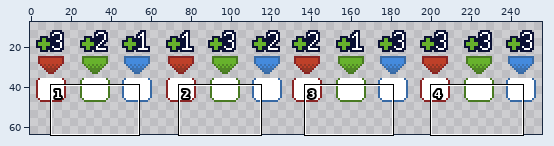
A sprite sheet gets an edit: obando/ui/sprite_ui_skills.png. Above, an overview of the earlier version with the close-up marked.
Close-up. Old version:
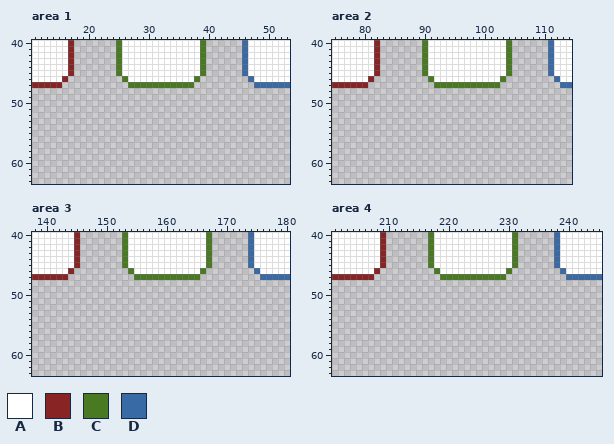
The file is 256x64 pixels. Shown: area 1: x 11..53, y 40..63; area 2: x 75..114, y 40..63; area 3: x 138..180, y 40..63; area 4: x 201..245, y 40..63. The wide view leaves out empty margins.
Palette (. is transparent): A #ffffff  B #892424  C #497a22  D #386aa5
Pixels before, area 1, first column x 11:
40 AAAAAAB.......CAAAAAAAAAAAAAC......DAAAAAAA
41 AAAAAAB.......CAAAAAAAAAAAAAC......DAAAAAAA
42 AAAAAAB.......CAAAAAAAAAAAAAC......DAAAAAAA
43 AAAAAAB.......CAAAAAAAAAAAAAC......DAAAAAAA
44 AAAAAAB.......CAAAAAAAAAAAAAC......DAAAAAAA
45 AAAAAAB.......CAAAAAAAAAAAAAC......DAAAAAAA
46 AAAAAB.........CAAAAAAAAAAAC........DAAAAAA
47 BBBBB...........CCCCCCCCCCC..........DDDDDD
Pixels before, area 2, first column x 75:
40 AAAAAAAB.......CAAAAAAAAAAAAAC......DAAA
41 AAAAAAAB.......CAAAAAAAAAAAAAC......DAAA
42 AAAAAAAB.......CAAAAAAAAAAAAAC......DAAA
43 AAAAAAAB.......CAAAAAAAAAAAAAC......DAAA
44 AAAAAAAB.......CAAAAAAAAAAAAAC......DAAA
45 AAAAAAAB.......CAAAAAAAAAAAAAC......DAAA
46 AAAAAAB.........CAAAAAAAAAAAC........DAA
47 BBBBBB...........CCCCCCCCCCC..........DD
Pixels before, area 3, first column x 138:
40 AAAAAAAB.......CAAAAAAAAAAAAAC......DAAAAAA
41 AAAAAAAB.......CAAAAAAAAAAAAAC......DAAAAAA
42 AAAAAAAB.......CAAAAAAAAAAAAAC......DAAAAAA
43 AAAAAAAB.......CAAAAAAAAAAAAAC......DAAAAAA
44 AAAAAAAB.......CAAAAAAAAAAAAAC......DAAAAAA
45 AAAAAAAB.......CAAAAAAAAAAAAAC......DAAAAAA
46 AAAAAAB.........CAAAAAAAAAAAC........DAAAAA
47 BBBBBB...........CCCCCCCCCCC..........DDDDD
Pixels before, area 4, first column x 201:
40 AAAAAAAAB.......CAAAAAAAAAAAAAC......DAAAAAAA
41 AAAAAAAAB.......CAAAAAAAAAAAAAC......DAAAAAAA
42 AAAAAAAAB.......CAAAAAAAAAAAAAC......DAAAAAAA
43 AAAAAAAAB.......CAAAAAAAAAAAAAC......DAAAAAAA
44 AAAAAAAAB.......CAAAAAAAAAAAAAC......DAAAAAAA
45 AAAAAAAAB.......CAAAAAAAAAAAAAC......DAAAAAAA
46 AAAAAAAB.........CAAAAAAAAAAAC........DAAAAAA
47 BBBBBBB...........CCCCCCCCCCC..........DDDDDD
Once edited:
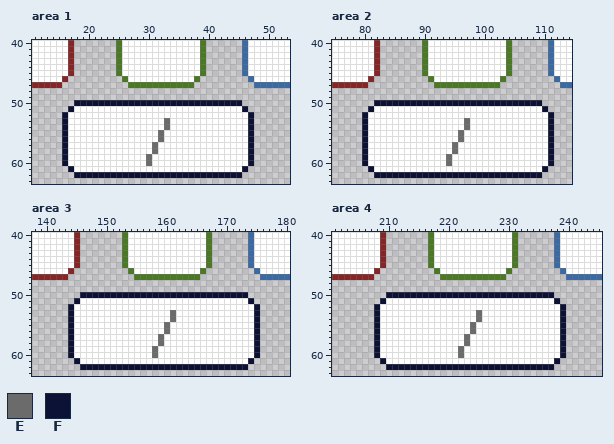
Colours new in this view: E #6b6b6b  F #0c1235
Edits made:
Changed rows in their new state; - is an unchanged pixel.
Area 1:
first column x 16:
50 --FFFFFFFFFFFFFFFFFFFFFFFFFFFF--
51 -FAAAAAAAAAAAAAAAAAAAAAAAAAAAAF-
52 FAAAAAAAAAAAAAAAAAAAAAAAAAAAAAAF
53 FAAAAAAAAAAAAAAAAEAAAAAAAAAAAAAF
54 FAAAAAAAAAAAAAAAAEAAAAAAAAAAAAAF
55 FAAAAAAAAAAAAAAAEAAAAAAAAAAAAAAF
56 FAAAAAAAAAAAAAAAEAAAAAAAAAAAAAAF
57 FAAAAAAAAAAAAAAEAAAAAAAAAAAAAAAF
58 FAAAAAAAAAAAAAAEAAAAAAAAAAAAAAAF
59 FAAAAAAAAAAAAAEAAAAAAAAAAAAAAAAF
60 FAAAAAAAAAAAAAEAAAAAAAAAAAAAAAAF
61 -FAAAAAAAAAAAAAAAAAAAAAAAAAAAAF-
62 --FFFFFFFFFFFFFFFFFFFFFFFFFFFF--
Area 2:
first column x 80:
50 --FFFFFFFFFFFFFFFFFFFFFFFFFFFF--
51 -FAAAAAAAAAAAAAAAAAAAAAAAAAAAAF-
52 FAAAAAAAAAAAAAAAAAAAAAAAAAAAAAAF
53 FAAAAAAAAAAAAAAAAEAAAAAAAAAAAAAF
54 FAAAAAAAAAAAAAAAAEAAAAAAAAAAAAAF
55 FAAAAAAAAAAAAAAAEAAAAAAAAAAAAAAF
56 FAAAAAAAAAAAAAAAEAAAAAAAAAAAAAAF
57 FAAAAAAAAAAAAAAEAAAAAAAAAAAAAAAF
58 FAAAAAAAAAAAAAAEAAAAAAAAAAAAAAAF
59 FAAAAAAAAAAAAAEAAAAAAAAAAAAAAAAF
60 FAAAAAAAAAAAAAEAAAAAAAAAAAAAAAAF
61 -FAAAAAAAAAAAAAAAAAAAAAAAAAAAAF-
62 --FFFFFFFFFFFFFFFFFFFFFFFFFFFF--
Area 3:
first column x 144:
50 --FFFFFFFFFFFFFFFFFFFFFFFFFFFF--
51 -FAAAAAAAAAAAAAAAAAAAAAAAAAAAAF-
52 FAAAAAAAAAAAAAAAAAAAAAAAAAAAAAAF
53 FAAAAAAAAAAAAAAAAEAAAAAAAAAAAAAF
54 FAAAAAAAAAAAAAAAAEAAAAAAAAAAAAAF
55 FAAAAAAAAAAAAAAAEAAAAAAAAAAAAAAF
56 FAAAAAAAAAAAAAAAEAAAAAAAAAAAAAAF
57 FAAAAAAAAAAAAAAEAAAAAAAAAAAAAAAF
58 FAAAAAAAAAAAAAAEAAAAAAAAAAAAAAAF
59 FAAAAAAAAAAAAAEAAAAAAAAAAAAAAAAF
60 FAAAAAAAAAAAAAEAAAAAAAAAAAAAAAAF
61 -FAAAAAAAAAAAAAAAAAAAAAAAAAAAAF-
62 --FFFFFFFFFFFFFFFFFFFFFFFFFFFF--
Area 4:
first column x 208:
50 --FFFFFFFFFFFFFFFFFFFFFFFFFFFF--
51 -FAAAAAAAAAAAAAAAAAAAAAAAAAAAAF-
52 FAAAAAAAAAAAAAAAAAAAAAAAAAAAAAAF
53 FAAAAAAAAAAAAAAAAEAAAAAAAAAAAAAF
54 FAAAAAAAAAAAAAAAAEAAAAAAAAAAAAAF
55 FAAAAAAAAAAAAAAAEAAAAAAAAAAAAAAF
56 FAAAAAAAAAAAAAAAEAAAAAAAAAAAAAAF
57 FAAAAAAAAAAAAAAEAAAAAAAAAAAAAAAF
58 FAAAAAAAAAAAAAAEAAAAAAAAAAAAAAAF
59 FAAAAAAAAAAAAAEAAAAAAAAAAAAAAAAF
60 FAAAAAAAAAAAAAEAAAAAAAAAAAAAAAAF
61 -FAAAAAAAAAAAAAAAAAAAAAAAAAAAAF-
62 --FFFFFFFFFFFFFFFFFFFFFFFFFFFF--
Pixel boxes of the changes (left, top, right, bottom) in both close-ups:
added: (62, 100, 254, 178)
added: (362, 100, 554, 178)
added: (68, 292, 260, 370)
added: (374, 292, 566, 370)
